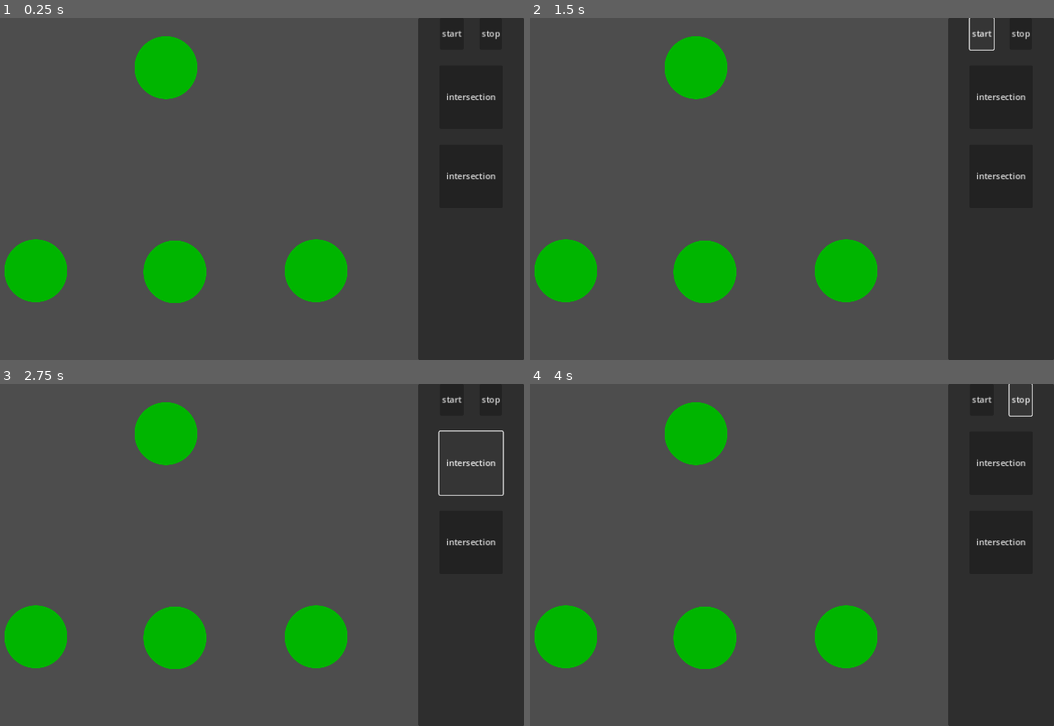
Above: before the commit, frames 1-4 (two rows, left to right).
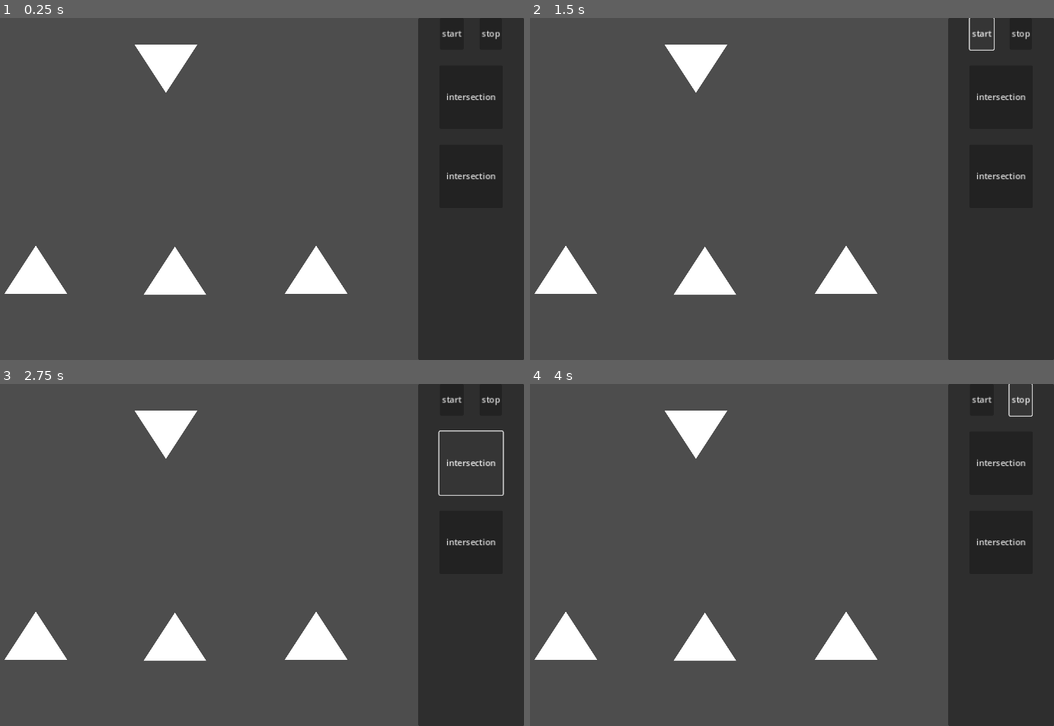
Above: after the commit, the same moments.

Repository: triangle-int/inner-inhabited
Game: Godot game, scene res://scenes/levels/test_level.tscn
The game is run twice, just before and just after one commit, with the same random seed, the same clock (stepped at 60 frames per second) and the same inputs. This scene is started directly instead of the project's main scene.
Inputs:
- Up to frame 1 (0.25 s): no input
- Up to frame 2 (1.5 s): click "start" at 0.5 s; click "start" at 1.25 s
- Up to frame 3 (2.75 s): click "intersection" at 2 s
- Up to frame 4 (4 s): click "intersection" at 2.75 s; click "stop" at 3.5 s

The runs differ from the first frame. In frame 1, 7.1% of the frame differs, in the area x 0-67%, y 5-84%; in frame 2, 7.1%; in frame 3, 7.1%; in frame 4, 7.1%.
Error in both runs: Out of bounds get index '0' (on base: 'Array[Connection]') (res://scripts/core/node/intersection.gd:7)

Commit message:
Selection, dragging, deletion

Diff:
--- a/project.godot
+++ b/project.godot
@@ -18,6 +18,7 @@
 [autoload]
 
 SignalSender="*res://scenes/autoloads/signal_sender.tscn"
+NodeInteraction="*res://scenes/autoloads/node_interaction.tscn"
 
 [debug]
 
--- /dev/null
+++ b/scenes/autoloads/node_interaction.tscn
@@ -0,0 +1,6 @@
+[gd_scene load_steps=2 format=3 uid="uid://cac2n1ow1ebqy"]
+
+[ext_resource type="Script" path="res://scripts/core/node/interaction.gd" id="1_xjcdm"]
+
+[node name="NodeInteraction" type="Node"]
+script = ExtResource("1_xjcdm")
--- a/scenes/core/base_signal_node.tscn
+++ b/scenes/core/base_signal_node.tscn
@@ -6,7 +6,6 @@
 [node name="BaseSignalNode" type="Node2D"]
 
 [node name="Sprite2D" type="Sprite2D" parent="."]
-modulate = Color(0, 0.709804, 0, 1)
 scale = Vector2(0.465, 0.465)
 texture = ExtResource("1_y3f0u")
 
--- a/scenes/core/drag.tscn
+++ b/scenes/core/drag.tscn
@@ -1,12 +1,18 @@
-[gd_scene load_steps=3 format=3 uid="uid://coew4enk4amt"]
+[gd_scene load_steps=4 format=3 uid="uid://coew4enk4amt"]
 
-[ext_resource type="Script" path="res://scripts/core/drag.gd" id="1_gh6en"]
+[ext_resource type="Script" path="res://scripts/core/node/dragable.gd" id="1_wqmhs"]
+[ext_resource type="Texture2D" uid="uid://bwxgjqg4oti02" path="res://textures/frame.png" id="2_ypddo"]
 
 [sub_resource type="RectangleShape2D" id="RectangleShape2D_xy53k"]
 size = Vector2(120, 120)
 
 [node name="Drag" type="Area2D"]
-script = ExtResource("1_gh6en")
+script = ExtResource("1_wqmhs")
 
 [node name="CollisionShape2D" type="CollisionShape2D" parent="."]
 shape = SubResource("RectangleShape2D_xy53k")
+
+[node name="Selection" type="Sprite2D" parent="."]
+visible = false
+scale = Vector2(0.5, 0.5)
+texture = ExtResource("2_ypddo")
--- a/scenes/core/intersection.tscn
+++ b/scenes/core/intersection.tscn
@@ -1,11 +1,31 @@
-[gd_scene load_steps=4 format=3 uid="uid://b55fq6rpc6drj"]
+[gd_scene load_steps=6 format=3 uid="uid://b55fq6rpc6drj"]
 
 [ext_resource type="Script" path="res://scripts/core/node/intersection.gd" id="1_jec06"]
 [ext_resource type="PackedScene" uid="uid://dcm2wni227j1" path="res://scenes/core/base_signal_node.tscn" id="1_pyhd6"]
 [ext_resource type="PackedScene" uid="uid://coew4enk4amt" path="res://scenes/core/drag.tscn" id="3_4apgu"]
 
+[sub_resource type="RectangleShape2D" id="RectangleShape2D_66dyl"]
+size = Vector2(60, 60)
+
+[sub_resource type="RectangleShape2D" id="RectangleShape2D_w6iuk"]
+size = Vector2(60, 60)
+
 [node name="BaseSignalNode" instance=ExtResource("1_pyhd6")]
 script = ExtResource("1_jec06")
 connection_limit = 2
 
+[node name="Sprite2D" parent="." index="0"]
+scale = Vector2(0.235, 0.235)
+
+[node name="CollisionShape2D" parent="ConnectionHolder" index="0"]
+shape = SubResource("RectangleShape2D_66dyl")
+
 [node name="Drag" parent="." index="2" instance=ExtResource("3_4apgu")]
+
+[node name="CollisionShape2D" parent="Drag" index="0"]
+shape = SubResource("RectangleShape2D_w6iuk")
+
+[connection signal="drag_stopped" from="Drag" to="." method="_on_drag_stopped"]
+
+[editable path="ConnectionHolder"]
+[editable path="Drag"]
--- a/scenes/core/receiver.tscn
+++ b/scenes/core/receiver.tscn
@@ -1,7 +1,11 @@
-[gd_scene load_steps=3 format=3 uid="uid://b3i6otukvqj0c"]
+[gd_scene load_steps=4 format=3 uid="uid://b3i6otukvqj0c"]
 
 [ext_resource type="PackedScene" uid="uid://dcm2wni227j1" path="res://scenes/core/base_signal_node.tscn" id="1_hpayg"]
 [ext_resource type="Script" path="res://scripts/core/node/receiver.gd" id="2_ujajf"]
+[ext_resource type="Texture2D" uid="uid://dtfkij3q3y0qm" path="res://textures/triangle.png" id="3_nd5em"]
 
 [node name="BaseSignalNode" instance=ExtResource("1_hpayg")]
 script = ExtResource("2_ujajf")
+
+[node name="Sprite2D" parent="." index="0"]
+texture = ExtResource("3_nd5em")
--- a/scenes/core/root.tscn
+++ b/scenes/core/root.tscn
@@ -1,9 +1,14 @@
-[gd_scene load_steps=3 format=3 uid="uid://7pmpnt64e464"]
+[gd_scene load_steps=4 format=3 uid="uid://7pmpnt64e464"]
 
 [ext_resource type="PackedScene" uid="uid://dcm2wni227j1" path="res://scenes/core/base_signal_node.tscn" id="1_uhdj7"]
 [ext_resource type="Script" path="res://scripts/core/node/intersection.gd" id="2_2ofcv"]
+[ext_resource type="Texture2D" uid="uid://dtfkij3q3y0qm" path="res://textures/triangle.png" id="3_gxhwa"]
 
 [node name="BaseSignalNode" instance=ExtResource("1_uhdj7")]
 position = Vector2(0, -1)
 script = ExtResource("2_2ofcv")
 connection_limit = 1
+
+[node name="Sprite2D" parent="." index="0"]
+rotation = 3.14159
+texture = ExtResource("3_gxhwa")
--- a/scenes/core/ui/plan/base_node_plan.tscn
+++ b/scenes/core/ui/plan/base_node_plan.tscn
@@ -4,7 +4,5 @@
 [ext_resource type="Script" path="res://scripts/core/ui/signal_node_plan.gd" id="2_m15se"]
 
 [node name="BaseNodePlan" type="Sprite2D"]
-modulate = Color(0, 0.709804, 0, 1)
-scale = Vector2(0.465, 0.465)
 texture = ExtResource("1_n1pcl")
 script = ExtResource("2_m15se")
--- a/scenes/core/ui/plan/intersection_plan.tscn
+++ b/scenes/core/ui/plan/intersection_plan.tscn
@@ -4,4 +4,5 @@
 [ext_resource type="PackedScene" uid="uid://b55fq6rpc6drj" path="res://scenes/core/intersection.tscn" id="2_34ick"]
 
 [node name="BaseNodePlan" instance=ExtResource("1_yagxj")]
+scale = Vector2(0.235, 0.235)
 target_node = ExtResource("2_34ick")
--- a/scripts/core/drag.gd
+++ /dev/null
@@ -1,32 +0,0 @@
-extends Area2D
-
-var _mouse_over: bool
-var _is_dragged: bool
-
-
-func _ready() -> void:
-	mouse_entered.connect(func() -> void: _mouse_over = true)
-	mouse_exited.connect(func() -> void: _mouse_over = false)
-
-
-func _process(_delta: float) -> void:
-	if Level.current.is_simulating:
-		return
-
-	if _mouse_over and Input.is_action_just_pressed("drag_node"):
-		_is_dragged = true
-
-	if Input.is_action_just_released("drag_node"):
-		_is_dragged = false
-
-	if _mouse_over and Input.is_action_pressed("delete_node"):
-		(get_parent() as BaseSignalNode).destroy()
-
-
-func _input(event: InputEvent) -> void:
-	var mouse_event := event as InputEventMouseMotion
-
-	if not _is_dragged or mouse_event == null or not Input.is_action_pressed("drag_node"):
-		return
-
-	get_parent().position += mouse_event.relative
--- a/scripts/core/level.gd
+++ b/scripts/core/level.gd
@@ -65,6 +65,8 @@
 	if is_simulating:
 		return
 
+	NodeInteraction.deselect()
+
 	is_simulating = true
 	_signals_received = 0
 	_send_next()
--- /dev/null
+++ b/scripts/core/node/dragable.gd
@@ -0,0 +1,43 @@
+extends Area2D
+class_name Dragable
+
+signal drag_stopped
+
+var _is_dragging: bool
+
+@onready var selection: Sprite2D = $Selection
+
+
+func _input(event: InputEvent) -> void:
+	if event.is_action_released("drag_node"):
+		_is_dragging = false
+
+	if event.is_action_pressed("delete_node") and NodeInteraction.is_selected(self):
+		if not Level.current.is_simulating:
+			(get_parent() as BaseSignalNode).destroy()
+		# TODO: Instead stop simulation
+
+	if event is InputEventMouseMotion:
+		if _is_dragging and NodeInteraction.is_selected(self):
+			get_parent().position += event.relative
+
+
+func _input_event(viewport: Viewport, event: InputEvent, shape_idx: int) -> void:
+	if event.is_action_pressed("drag_node"):
+		if Level.current.is_simulating:
+			return
+		_is_dragging = true
+		NodeInteraction.select(self)
+		viewport.set_input_as_handled()
+	elif event.is_action_released("drag_node"):
+		_is_dragging = false
+		drag_stopped.emit()
+		viewport.set_input_as_handled()
+
+
+func select() -> void:
+	selection.visible = true
+
+
+func deselect() -> void:
+	selection.visible = false
--- /dev/null
+++ b/scripts/core/node/interaction.gd
@@ -0,0 +1,25 @@
+extends Node
+
+var _selected_node: Dragable
+
+
+func select(node: Dragable) -> void:
+	if _selected_node != null:
+		_selected_node.deselect()
+	_selected_node = node
+	node.select()
+
+
+func deselect() -> void:
+	if _selected_node != null:
+		_selected_node.deselect()
+	_selected_node = null
+
+
+func is_selected(node: Dragable) -> bool:
+	return _selected_node == node
+
+
+func _unhandled_input(event: InputEvent) -> void:
+	if event.is_action_pressed("drag_node"):
+		deselect()
--- a/scripts/core/node/intersection.gd
+++ b/scripts/core/node/intersection.gd
@@ -11,3 +11,8 @@
 func _reset() -> void:
 	super._reset()
 	_current = 0
+
+
+func _on_drag_stopped() -> void:
+	for conn in incoming_connections:
+		conn.source.sort_outgoing_connections()
Binary file added: textures/frame.png
Not shown, added: textures/frame.png.import
Binary file added: textures/triangle.png
Not shown, added: textures/triangle.png.import
